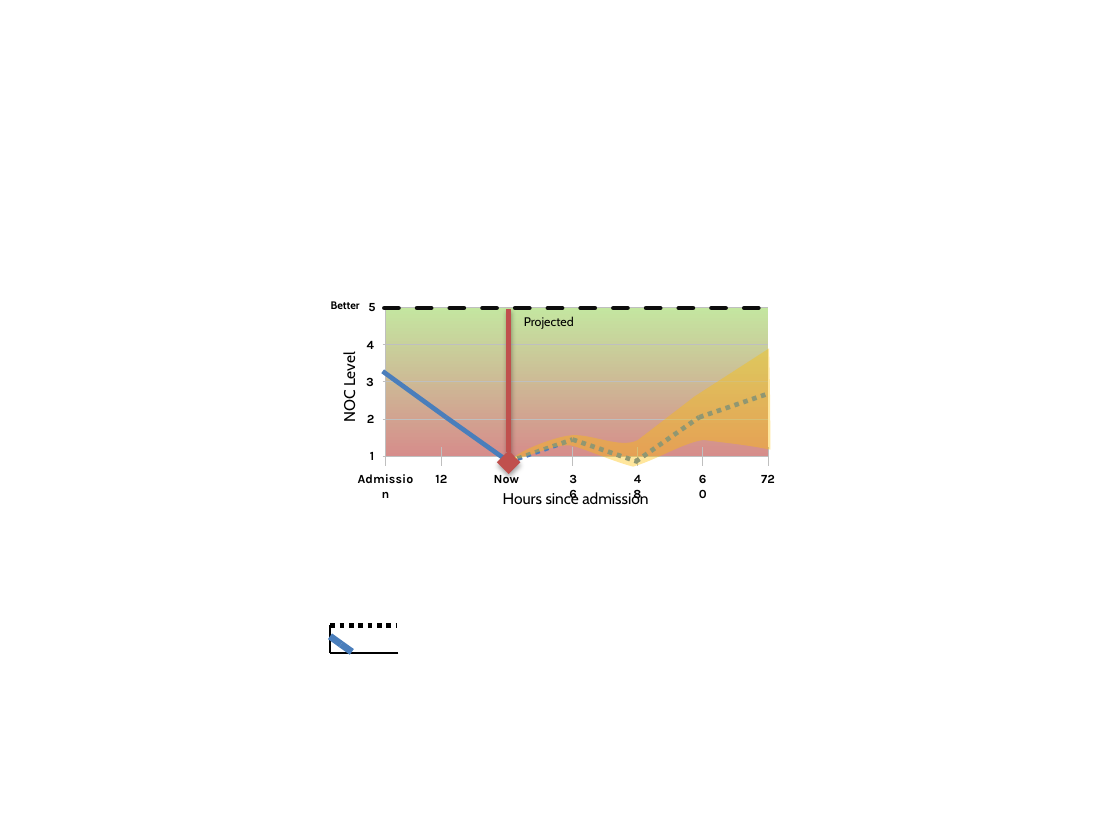
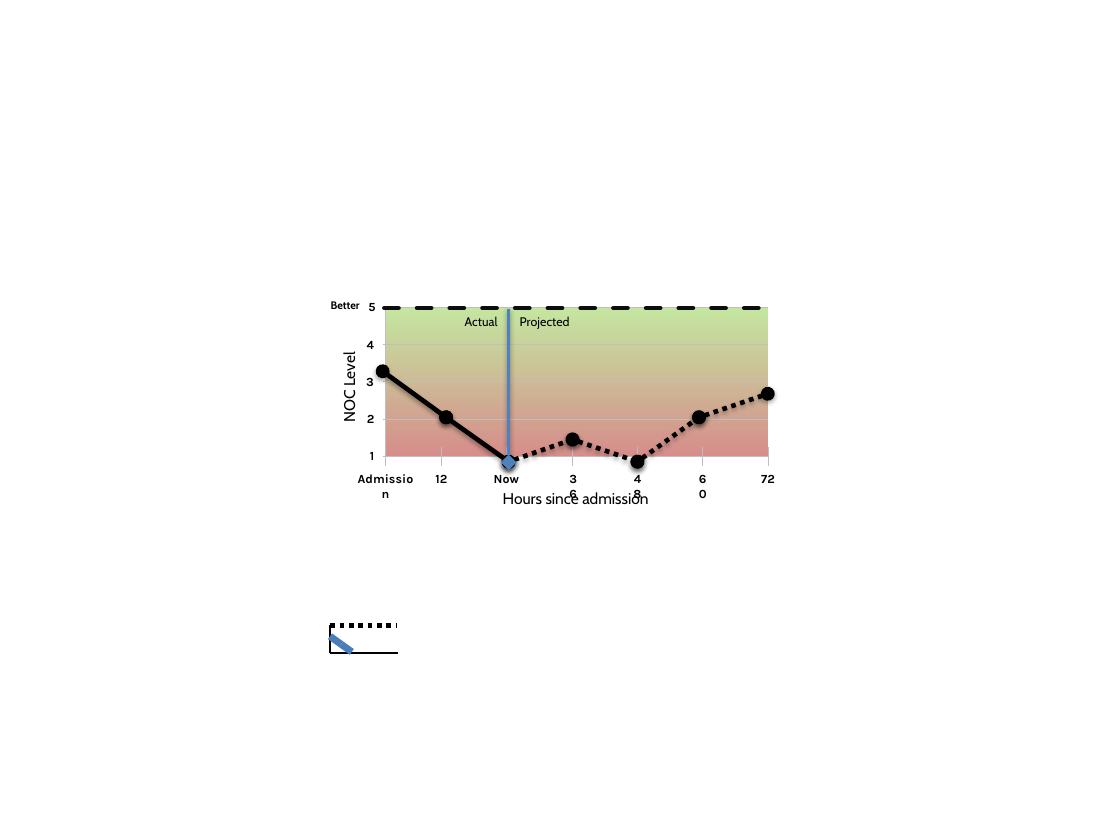
Before and after one commit to kinshukg/febretpository, a slide deck: slide 1 of HANDS/trunk/data/Design.pptx. Drawn at 1120x840 pixels with LibreOffice and Linux fonts; fonts in the diff are those of the drawing. Boxes give left, top, right and bottom in pixels: in the first picture for what was removed or moved away, otherwise in the second. Text is boxed around its words. In the diff, an @@ line names an element or a change of style, - is before the commit and + after.

```diff
--- a/HANDS/trunk/data/Design.pptx
+++ b/HANDS/trunk/data/Design.pptx
@@ text added at (x1=465, y1=316, x2=498, y2=326), 8 pt, text #000000 @@
+Actual
@@ text "Projected" moved from (x1=524, y1=316, x2=574, y2=329) to (x1=520, y1=316, x2=570, y2=329) @@
@@ arrow (508, 463) - (508, 309): stroke #C0504D 3 pt to #4F81BD 2 pt @@
@@ freeform shape removed at (x1=514, y1=348, x2=769, y2=467) @@
@@ line (383, 372) - (446, 418): line to double arrow; stroke #4B7EBC 3 pt to #000000 3 pt @@
@@ line (446, 418) - (508, 461): line to double arrow; stroke #4B7EBC 3 pt to #000000 3 pt @@
@@ line (637, 461) - (699, 418): line to double arrow; stroke #4B7EBC 3 pt dashed to #000000 3 pt dashed @@
@@ line (699, 418) - (768, 394): line to double arrow; stroke #4B7EBC 3 pt dashed to #000000 3 pt dashed @@
@@ line (508, 461) - (572, 439): line to double arrow; stroke #4B7EBC 3 pt dashed to #000000 3 pt dashed @@
@@ line (572, 439) - (637, 461): line to double arrow; stroke #4B7EBC 3 pt dashed to #000000 3 pt dashed @@
```
Also in this commit, not shown: 2 other slides changed, 6 other files.
